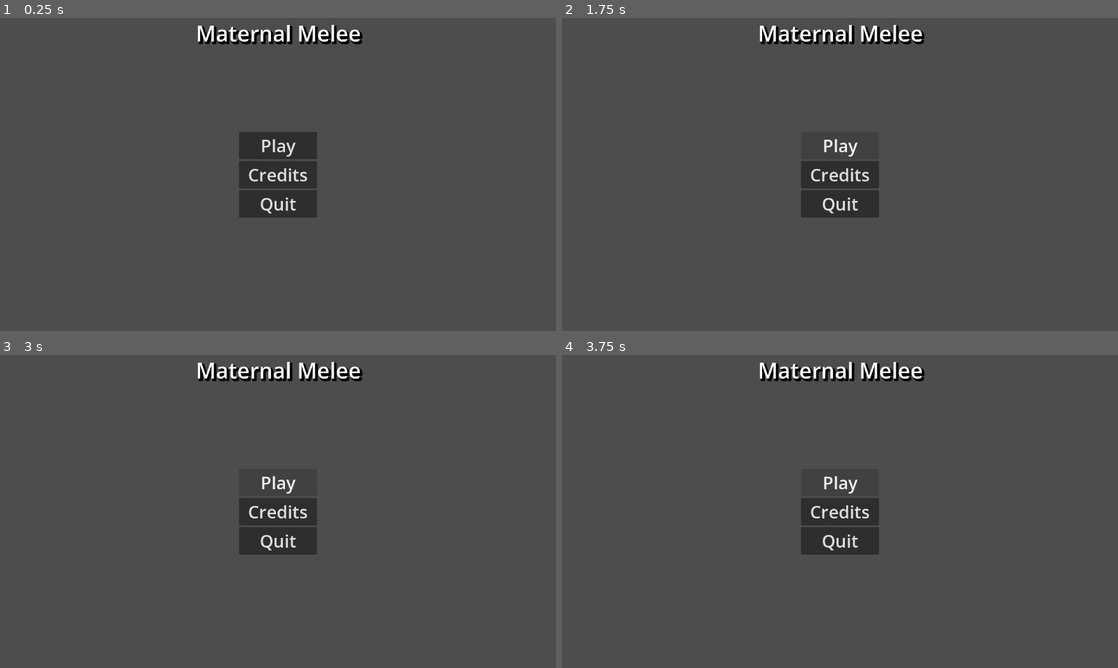
Above: before the commit, frames 1-4 (two rows, left to right).
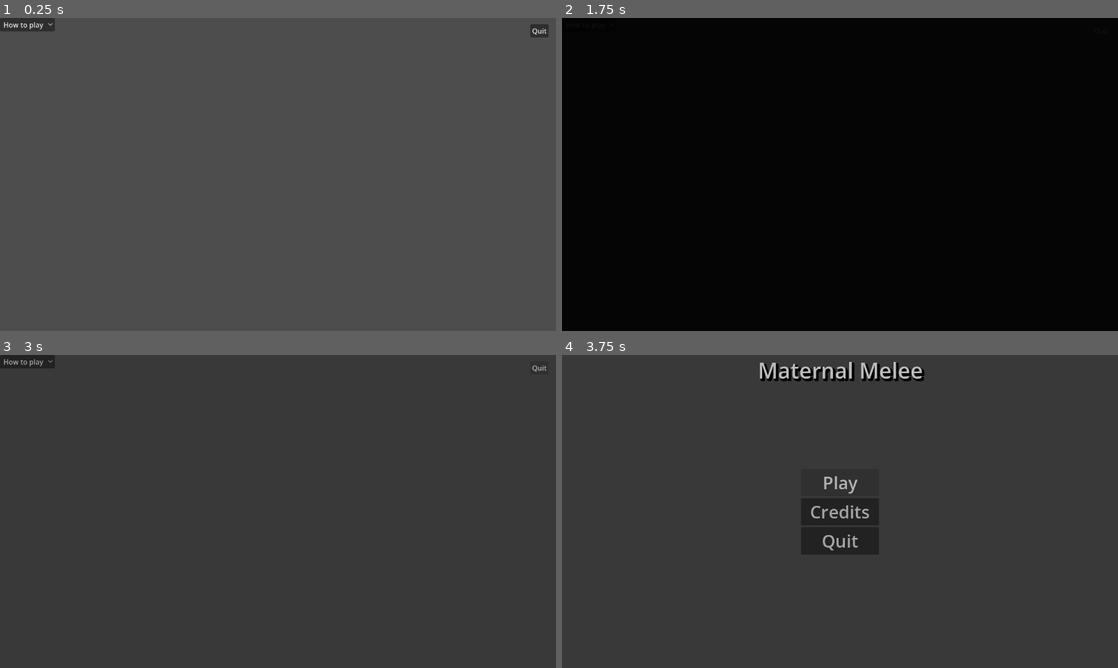
Above: after the commit, the same moments.

Repository: DinoStarBros/MMFightingGame
Game: Godot game, scene res://Screens/training_room/training_room.tscn
Same seed, same stepped clock (60 frames per second), same inputs: the game is played once before the commit and once after it. Before the commit the project starts from res://Screens/title_screen/title_screen.tscn.
Inputs (mouse positions are in pixels of both pictures, inside the frame that each line leads up to):
- Up to frame 1 (0.25 s): no input
- Up to frame 2 (1.75 s): click (589, 24) at 0.5 s, where only the run after the commit has a clickable "How to play"; click "Play" (after the commit: "Quit") at 1.25 s
- Up to frame 3 (3 s): click "Play" at 2 s; click "Play" (after the commit: "Quit") at 2.75 s
- Up to frame 4 (3.75 s): click "Play" at 3.5 s

The runs differ from the first frame. In frame 1, 5.2% of the frame differs, in the area x 0-99%, y 0-64%; in frame 2, 99%, in the area x 0-100%, y 0-100%; in frame 3, 2.1%; in frame 4, 1.0%.

Commit message:
Just some random shit

Diff:
--- /dev/null
+++ b/GlobalScripts/Global.gd
@@ -0,0 +1 @@
+extends Node
--- a/Screens/title_screen/title_screen.gd
+++ b/Screens/title_screen/title_screen.gd
@@ -7,5 +7,5 @@
 	)
 
 	%play.pressed.connect(
-		func(): pass
+		func(): SceneManager.change_scene("res://Screens/training_room/training_room.tscn")
 	)
--- a/Screens/title_screen/title_screen.tscn
+++ b/Screens/title_screen/title_screen.tscn
@@ -50,6 +50,7 @@
 text = "Play"
 
 [node name="credits" type="Button" parent="buttons" unique_id=1319035481]
+unique_name_in_owner = true
 layout_mode = 2
 theme_override_font_sizes/font_size = 40
 text = "Credits"
--- /dev/null
+++ b/Screens/training_room/training_room.gd
@@ -0,0 +1,7 @@
+extends Node2D
+class_name TrainingRoom
+
+func _ready() -> void:
+	%quit.pressed.connect(
+		func(): SceneManager.change_scene("res://Screens/title_screen/title_screen.tscn")
+	)
--- /dev/null
+++ b/Screens/training_room/training_room.tscn
@@ -0,0 +1,29 @@
+[gd_scene format=3 uid="uid://djq2p3mu3u3s2"]
+
+[ext_resource type="Script" uid="uid://d0mc4kdtneakr" path="res://Screens/training_room/training_room.gd" id="1_2mw5h"]
+
+[node name="training_room" type="Node2D" unique_id=1879368795]
+script = ExtResource("1_2mw5h")
+
+[node name="h2p" type="OptionButton" parent="." unique_id=390048978]
+offset_right = 32.0
+offset_bottom = 20.0
+selected = 0
+item_count = 2
+popup/item_0/text = "How to play"
+popup/item_0/id = 0
+popup/item_1/text = "WASD move"
+popup/item_1/id = 1
+
+[node name="quit" type="Button" parent="." unique_id=1536242906]
+unique_name_in_owner = true
+anchors_preset = 1
+anchor_left = 1.0
+anchor_right = 1.0
+offset_left = 1221.0
+offset_top = 14.0
+offset_right = 1263.0
+offset_bottom = 45.0
+grow_horizontal = 0
+text = "Quit
+"
--- a/project.godot
+++ b/project.godot
@@ -11,9 +11,14 @@
 [application]
 
 config/name="MMFightingGame"
-run/main_scene="uid://b1l0c0lyigohh"
+run/main_scene="uid://djq2p3mu3u3s2"
 config/features=PackedStringArray("4.6", "GL Compatibility")
 config/icon="res://icon.svg"
+
+[autoload]
+
+SceneManager="*uid://j20v4cg7v8m1"
+Global="*uid://ivtmt3hnoiib"
 
 [display]
 
@@ -22,6 +27,20 @@
 window/size/mode=3
 window/stretch/mode="viewport"
 window/stretch/aspect="ignore"
+
+[editor_plugins]
+
+enabled=PackedStringArray("res://addons/AsepriteWizard/plugin.cfg", "res://addons/scene_manager/plugin.cfg")
+
+[file_customization]
+
+folder_colors={
+"res://Art/": "red",
+"res://Audio/": "orange",
+"res://GlobalScripts/": "purple",
+"res://Scenes/": "green",
+"res://Screens/": "yellow"
+}
 
 [physics]
 
Not shown, added: GlobalScripts/Global.gd.uid
Not shown, added: Screens/training_room/training_room.gd.uid
Not shown, changed: addons/scene_manager/shader_patterns/circle.png.import
Not shown, changed: addons/scene_manager/shader_patterns/curtains.png.import
Not shown, changed: addons/scene_manager/shader_patterns/diagonal.png.import
Not shown, changed: addons/scene_manager/shader_patterns/horizontal.png.import
Not shown, changed: addons/scene_manager/shader_patterns/radial.png.import
Not shown, changed: addons/scene_manager/shader_patterns/scribbles.png.import
Not shown, changed: addons/scene_manager/shader_patterns/squares.png.import
Not shown, changed: addons/scene_manager/shader_patterns/vertical.png.import
